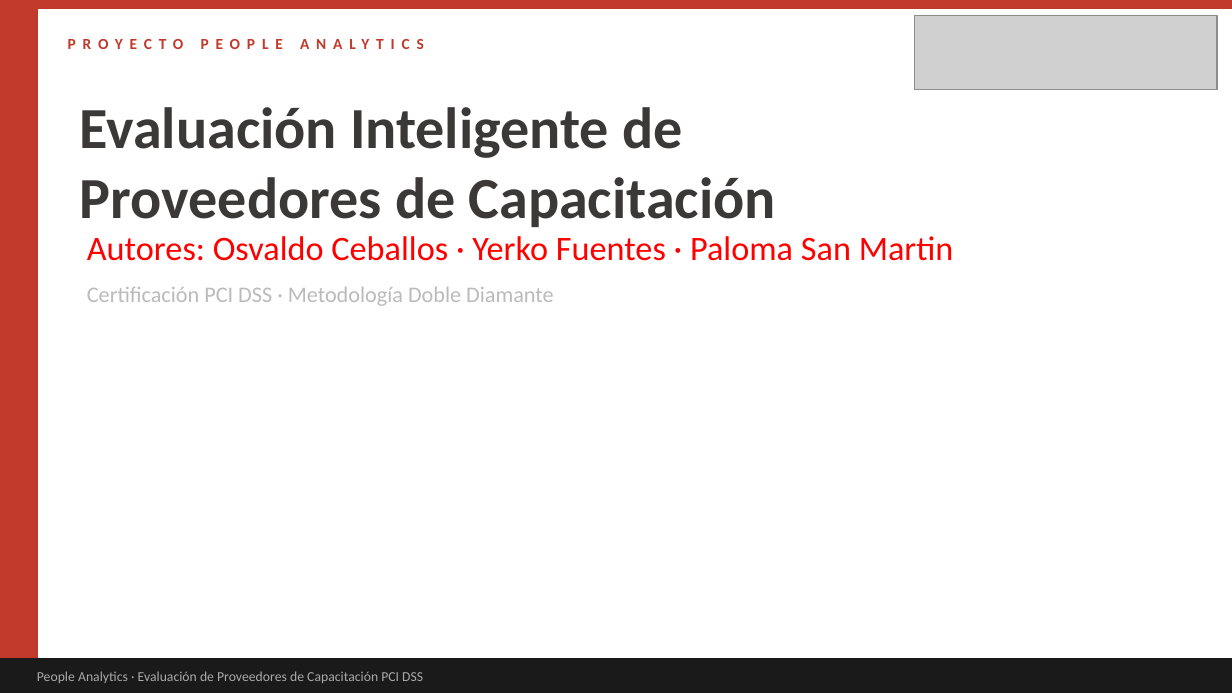
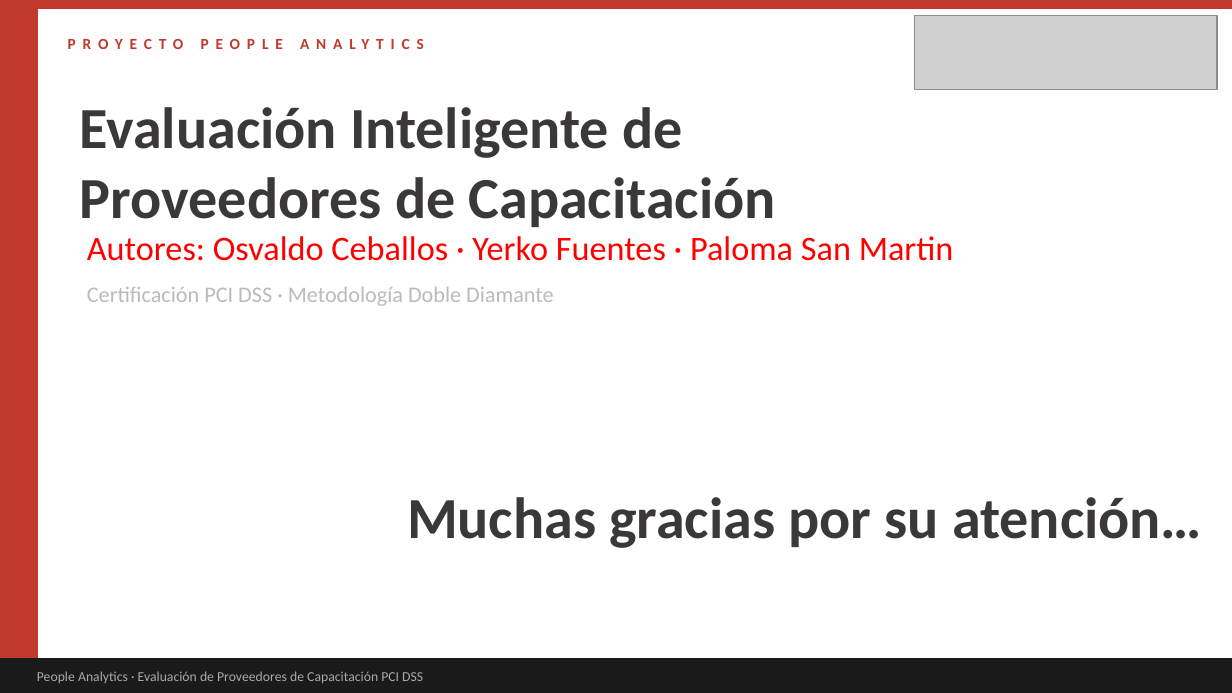
Before and after one commit to oceballos/PeopleAnalytics, a slide deck: slide 11 of people_analytics_G6_capacitación.pptx. Drawn at 1232x693 pixels with LibreOffice and Linux fonts; fonts in the diff are those of the drawing; grey boxes stand for pictures. Boxes give left, top, right and bottom in pixels: in the first picture for what was removed or moved away, otherwise in the second. Text is boxed around its words. In the diff, an @@ line names an element or a change of style, - is before the commit and + after.

```diff
--- a/people_analytics_G6_capacitación.pptx
+++ b/people_analytics_G6_capacitación.pptx
@@ text added at box(407, 497, 1202, 548), 34 pt, text #3B3838, bold @@
+Muchas gracias por su atención…
```
Also in this commit, not shown: 8 other slides changed.
